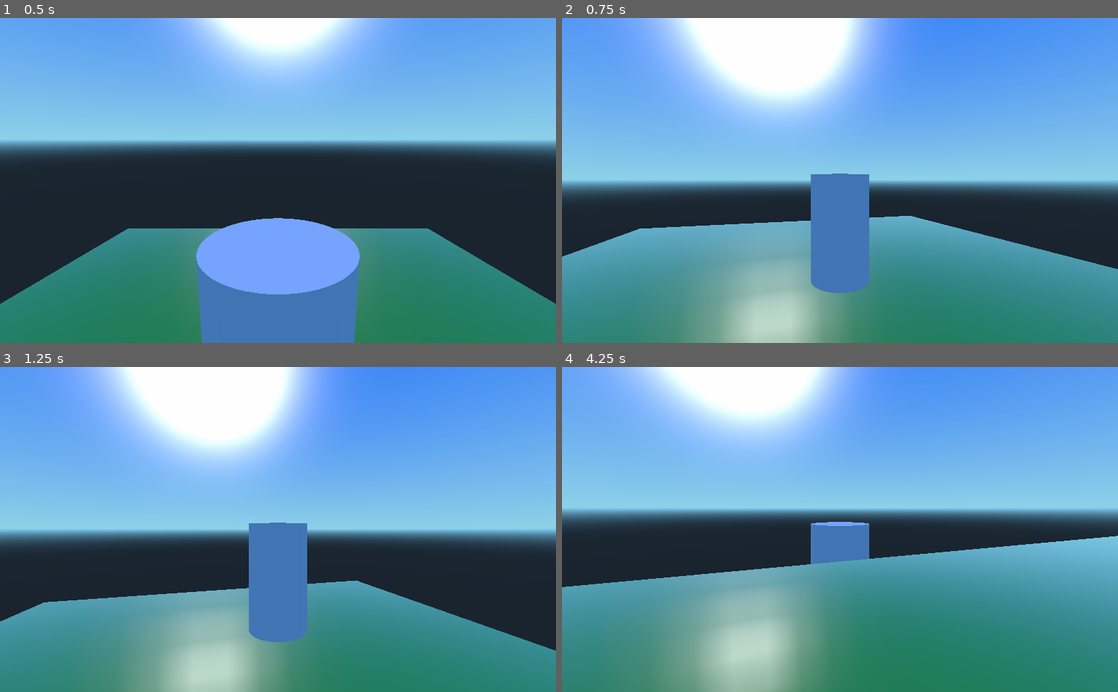
Above: before the commit, frames 1-4 (two rows, left to right).
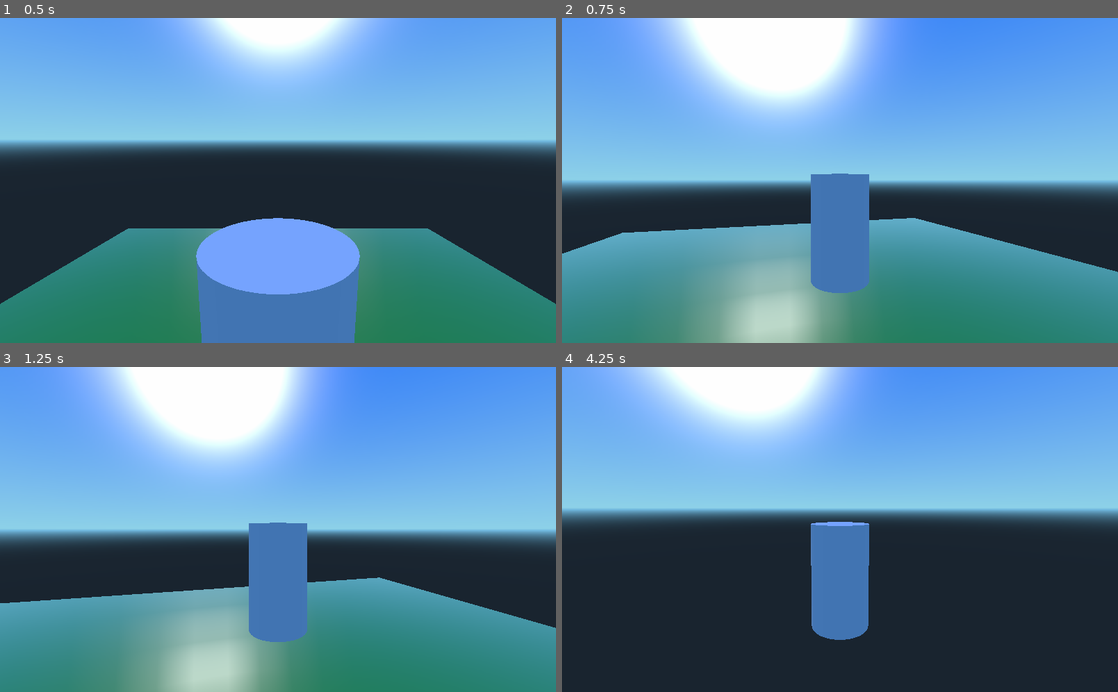
Above: after the commit, the same moments.

Repository: Bubbers/BubbaIllegalContructionInc
Game: Godot game, scene res://Main.tscn
Same seed, same stepped clock (60 frames per second), same inputs: the game is played once before the commit and once after it.
Inputs (mouse positions are in pixels of both pictures, inside the frame that each line leads up to):
- Up to frame 1 (0.5 s): no input
- Up to frame 2 (0.75 s): move the mouse to (867, 180) at 0.52 s; hold W (forward) from 0.53 s (still down); tap Space (jump) at 0.6 s
- Up to frame 3 (1.25 s): keep holding W (forward); tap Space (jump) at 0.77, 1.07 s
- Up to frame 4 (4.25 s): keep holding W (forward); move the mouse to (812, 529) at 1.27 s; tap Space (jump) at 1.35, 1.52, 1.82, 2.1, 2.85, 3.02, 3.32, 3.6, 3.77, 4.07 s; move the mouse to (851, 523) at 2.02 s; move the mouse to (834, 536) at 2.77 s; move the mouse to (878, 532) at 3.52 s

Frame 1 is identical in both runs. In frame 2, 0.7% of the frame differs, in the area x 0-100%, y 60-79%; in frame 3, 2.2%; in frame 4, 40%, in the area x 0-100%, y 51-100%.

Commit message:
Simple win logic

Diff:
--- /dev/null
+++ b/Main.gd
@@ -0,0 +1,19 @@
+extends Node
+
+# class member variables go here, for example:
+# var a = 2
+# var b = "textvar"
+
+func _ready():
+    # Called every time the node is added to the scene.
+    # Initialization here
+    pass
+
+#func _process(delta):
+#    # Called every frame. Delta is time since last frame.
+#    # Update game logic here.
+#    pass
+
+
+func _on_WinCollision_win():
+    print("You win")
--- a/Main.tscn
+++ b/Main.tscn
@@ -1,6 +1,8 @@
-[gd_scene load_steps=5 format=2]
+[gd_scene load_steps=7 format=2]
 
-[ext_resource path="res://Player.tscn" type="PackedScene" id=1]
+[ext_resource path="res://Main.gd" type="Script" id=1]
+[ext_resource path="res://Player.tscn" type="PackedScene" id=2]
+[ext_resource path="res://WinCollision.tscn" type="PackedScene" id=3]
 
 [sub_resource type="CubeMesh" id=1]
 
@@ -65,7 +67,9 @@
 
 extents = Vector3( 1, 1, 1 )
 
-[node name="Main" type="Node" index="0"]
+[node name="Main" type="Node"]
+
+script = ExtResource( 1 )
 
 [node name="MeshInstance" type="MeshInstance" parent="." index="0"]
 
@@ -100,7 +104,13 @@
 shape = SubResource( 2 )
 disabled = false
 
-[node name="Player" parent="." index="1" instance=ExtResource( 1 )]
+[node name="Player" parent="." index="1" instance=ExtResource( 2 )]
 
 transform = Transform( 1, 0, 0, 0, 1, 0, 0, 0, 1, 0, 3, 0 )
 _sections_unfolded = [ "Transform" ]
+
+[node name="WinCollision" parent="." index="2" instance=ExtResource( 3 )]
+
+transform = Transform( 1, 0, 0, 0, 1, 0, 0, 0, 1, 10.2304, 1.71915, 9.10777 )
+
+[connection signal="win" from="WinCollision" to="." method="_on_WinCollision_win"]
--- a/Player.gd
+++ b/Player.gd
@@ -2,7 +2,7 @@
 
 export (float) var gravity = 10
 export (float) var jump_force = 5
-export (float) var moving_speed = 5
+export (float) var moving_speed = 12
 
 const MOUSE_SENSITIVTY = 0.005
 
@@ -40,8 +40,8 @@
 
     if !is_on_floor():
         velocity.y -= gravity*delta
-    elif Input.is_action_just_pressed("jump"):
-        velocity.y = jump_force
+    #elif Input.is_action_just_pressed("jump"):
+     #   velocity.y = jump_force
     else:
         velocity.y = 0
 
--- a/Player.tscn
+++ b/Player.tscn
@@ -30,7 +30,7 @@
 script = ExtResource( 1 )
 gravity = 10
 jump_force = 5
-moving_speed = 5
+moving_speed = 12
 
 [node name="CollisionShape" type="CollisionShape" parent="." index="0"]
 
--- /dev/null
+++ b/WinCollision.gd
@@ -0,0 +1,16 @@
+extends Area
+
+signal win
+
+func _ready():
+    # Called every time the node is added to the scene.
+    # Initialization here
+    pass
+
+#func _process(delta):
+#    # Called every frame. Delta is time since last frame.
+#    # Update game logic here.
+#    pass
+
+func _on_WinCollision_body_entered(body):
+    emit_signal("win")
--- /dev/null
+++ b/WinCollision.tscn
@@ -0,0 +1,43 @@
+[gd_scene load_steps=3 format=2]
+
+[ext_resource path="res://WinCollision.gd" type="Script" id=1]
+
+[sub_resource type="BoxShape" id=1]
+
+extents = Vector3( 1, 1, 1 )
+
+[node name="WinCollision" type="Area"]
+
+input_ray_pickable = false
+input_capture_on_drag = false
+space_override = 0
+gravity_point = false
+gravity_distance_scale = 0.0
+gravity_vec = Vector3( 0, -1, 0 )
+gravity = 9.8
+linear_damp = 0.1
+angular_damp = 1.0
+priority = 0.0
+monitoring = true
+monitorable = true
+collision_layer = 1
+collision_mask = 1
+audio_bus_override = false
+audio_bus_name = "Master"
+reverb_bus_enable = false
+reverb_bus_name = "Master"
+reverb_bus_amount = 0.0
+reverb_bus_uniformity = 0.0
+script = ExtResource( 1 )
+_sections_unfolded = [ "Collision" ]
+
+[node name="CollisionShape" type="CollisionShape" parent="." index="0"]
+
+transform = Transform( 1, 0, 0, 0, 1, 0, 0, 0, 1, 0, 1, 0 )
+shape = SubResource( 1 )
+disabled = false
+_sections_unfolded = [ "Transform" ]
+
+[connection signal="area_entered" from="." to="." method="_on_WinCollision_area_entered"]
+
+[connection signal="body_entered" from="." to="." method="_on_WinCollision_body_entered"]
